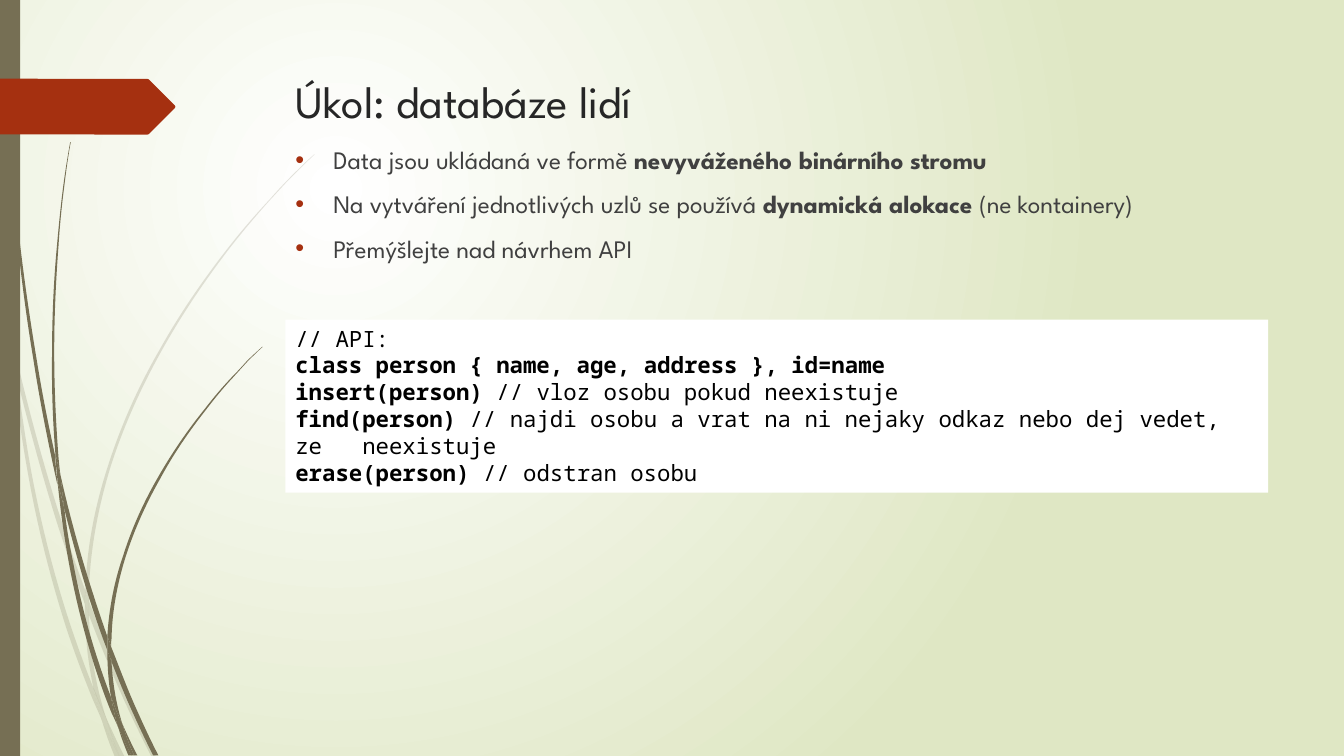
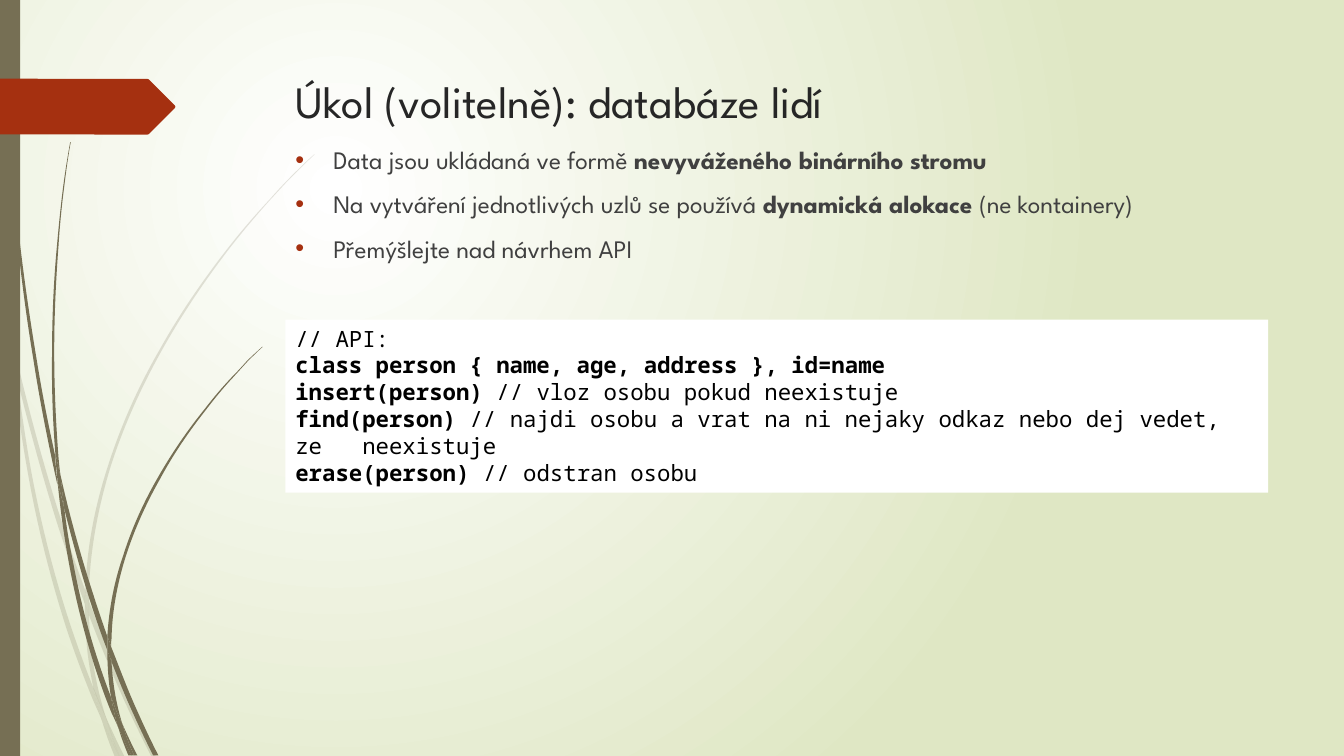
Before and after one commit to fan1x/fan1x.github.io, a slide deck: slide 7 of data/2020-21/cpp/ex06_v1.pptx. Drawn at 1344x756 pixels with LibreOffice and Linux fonts; fonts in the diff are those of the drawing. Boxes give left, top, right and bottom in pixels: in the first picture for what was removed or moved away, otherwise in the second. Text is boxed around its words. In the diff, an @@ line names an element or a change of style, - is before the commit and + after.

Commit message:
[cpp20] adding ex06-matrix_solution.cpp, updating slides

```diff
--- a/data/2020-21/cpp/ex06_v1.pptx
+++ b/data/2020-21/cpp/ex06_v1.pptx
@@ title at (296, 80, 822, 127): text changed @@
-Úkol: databáze lidí
+Úkol (volitelně): databáze lidí
```
Also in this commit, not shown: 4 other files.
